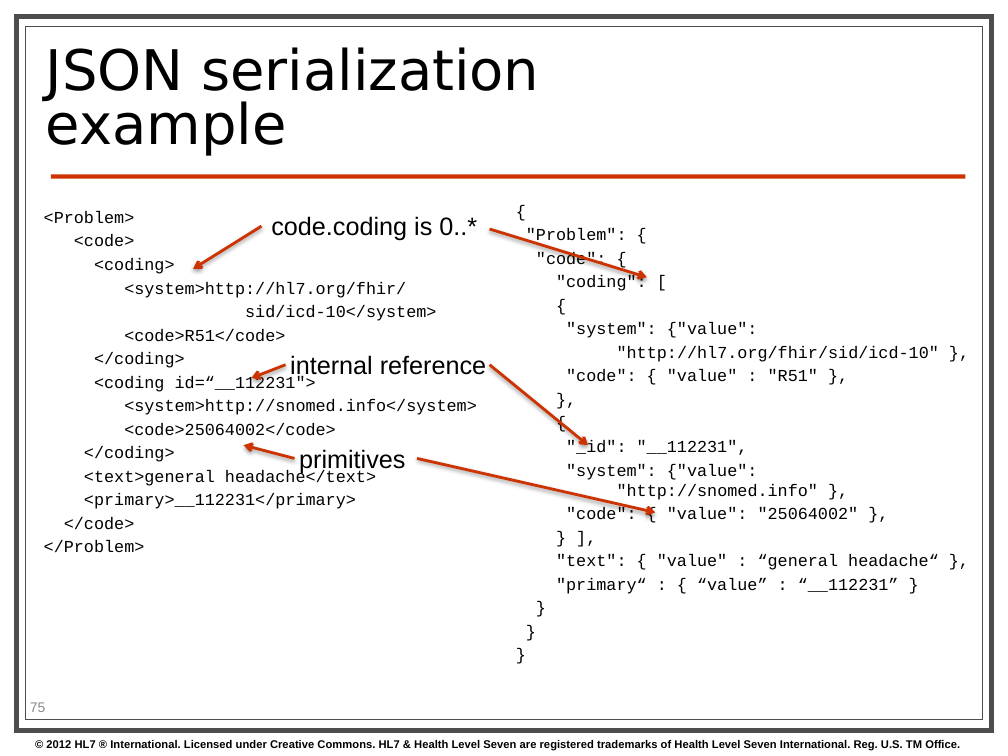
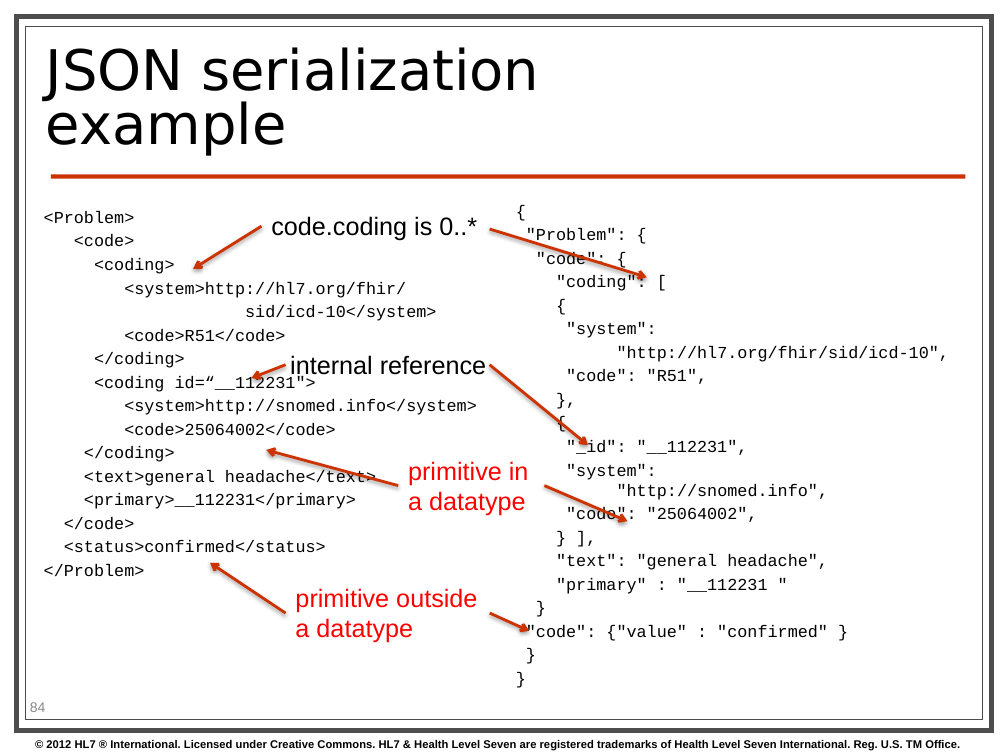
Before and after one commit to vista-novo/fhir, a slide deck: slide 84 of presentations/2013-01 Tutorials/201301 - Phoenix - FhirForDevelopersWGMTutorial.pptx (slide 75 before the commit). Drawn at 1008x756 pixels with LibreOffice and Linux fonts; fonts in the diff are those of the drawing; background and template pictures are left out. Boxes give left, top, right and bottom in pixels: in the first picture for what was removed or moved away, otherwise in the second. Text is boxed around its words. In the diff, an @@ line names an element or a change of style, - is before the commit and + after.

```diff
--- a/presentations/2013-01 Tutorials/201301 - Phoenix - FhirForDevelopersWGMTutorial.pptx
+++ b/presentations/2013-01 Tutorials/201301 - Phoenix - FhirForDevelopersWGMTutorial.pptx
@@ text at [526, 228, 949, 641]: paragraph removed @@
-}
@@ text at [566, 322, 949, 384]: text changed @@
-"system": {"value":
-"http://hl7.org/fhir/sid/icd-10" },
-"code": { "value" : "R51" },
+"system":
+"http://hl7.org/fhir/sid/icd-10",
+"code": "R51",
@@ arrow moved from (294, 459) - (244, 446) to (398, 486) - (266, 450) @@
@@ text at [408, 461, 529, 516]: text changed; text colour #000000 to #FF0000 @@
-primitives
+primitive in
+a datatype
@@ text at [566, 464, 829, 525]: text changed @@
-"system": {"value":
-"http://snomed.info" },
-"code": { "value": "25064002" },
+"system":
+"http://snomed.info",
+"code": "25064002",
@@ arrow moved from (417, 459) - (655, 512) to (544, 486) - (627, 521) @@
@@ text at [64, 540, 326, 553]: paragraph added @@
+<status>confirmed</status>
@@ arrow added from (285, 613) to (210, 562), #CC3300 2 pt @@
@@ text at [526, 554, 828, 641]: text changed @@
-"text": { "value" : “general headache“ },
-"primary“ : { “value” : “__112231” }
+"text": "general headache",
+"primary" : "__112231 "
+}
+"code": {"value" : "confirmed" }
@@ text added at [295, 588, 477, 643], 18 pt, text #FF0000 @@
+primitive outside
+a datatype
@@ arrow added from (490, 613) to (529, 631), #CC3300 2 pt @@
@@ page number at [30, 702, 46, 712]: text changed @@
-75
+84
```
Also in this commit, not shown: 9 other slides changed, 3 slides added, 2 slides removed.
